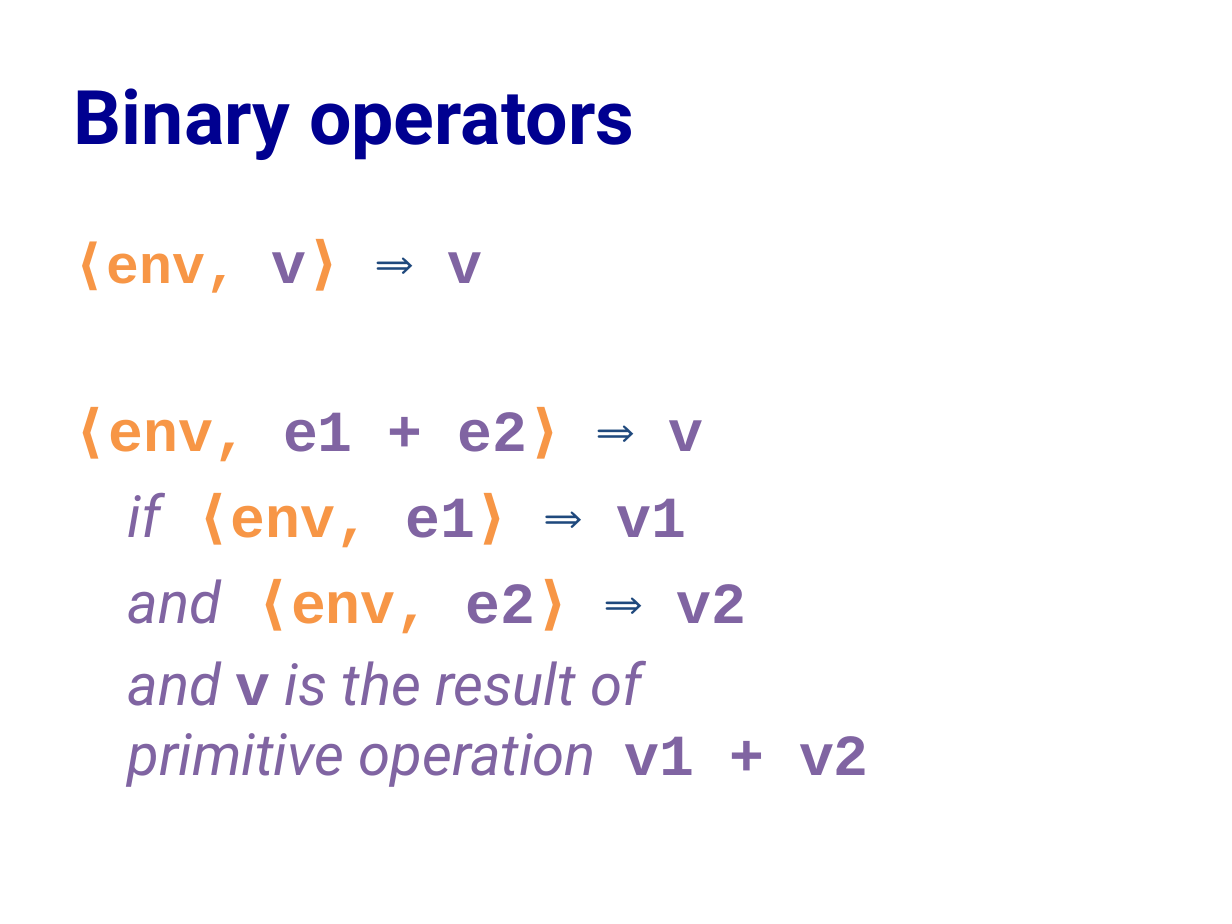
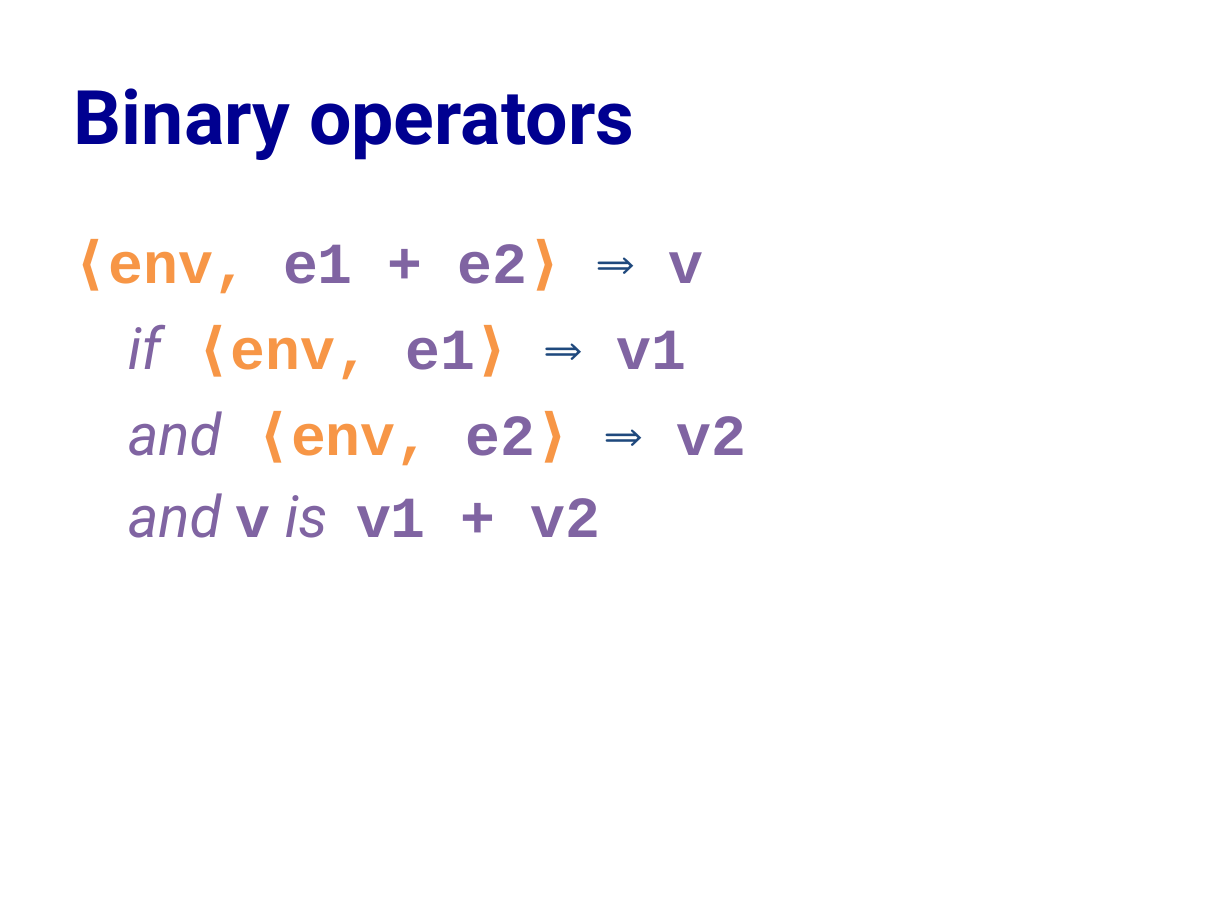
Before and after one commit to cs3110/materials-2019fa, a slide deck: slide 17 of 18-env-model/lec.pptx. Drawn at 1232x924 pixels with LibreOffice and Linux fonts; fonts in the diff are those of the drawing. Boxes give left, top, right and bottom in pixels: in the first picture for what was removed or moved away, otherwise in the second. Text is boxed around its words. In the diff, an @@ line names an element or a change of style, - is before the commit and + after.

```diff
--- a/18-env-model/lec.pptx
+++ b/18-env-model/lec.pptx
@@ text at [74, 241, 483, 293]: paragraph removed @@
-⟨env, v⟩ ⟹ v
@@ text at [128, 493, 600, 538]: text changed; font Roboto to Courier New; bold on; italic off @@
-  and v is the result of
-  primitive operation v1 + v2
+  and v is v1 + v2
```
Also in this commit, not shown: 5 other slides changed, 3 slides added, 1 other file.
